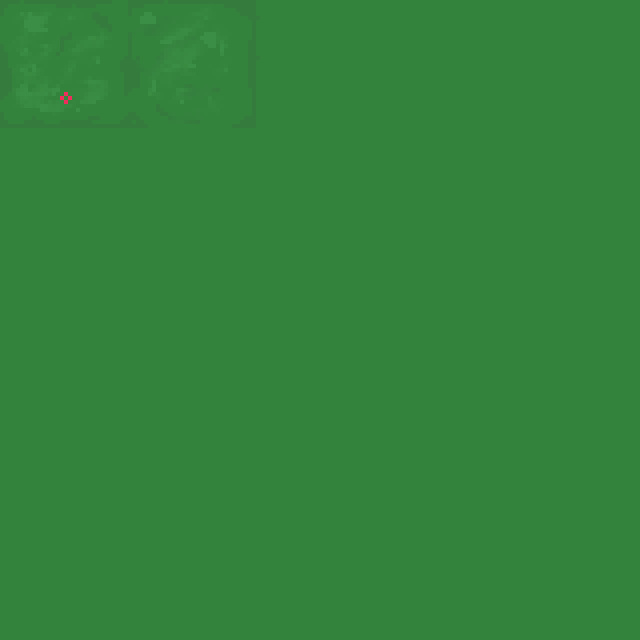
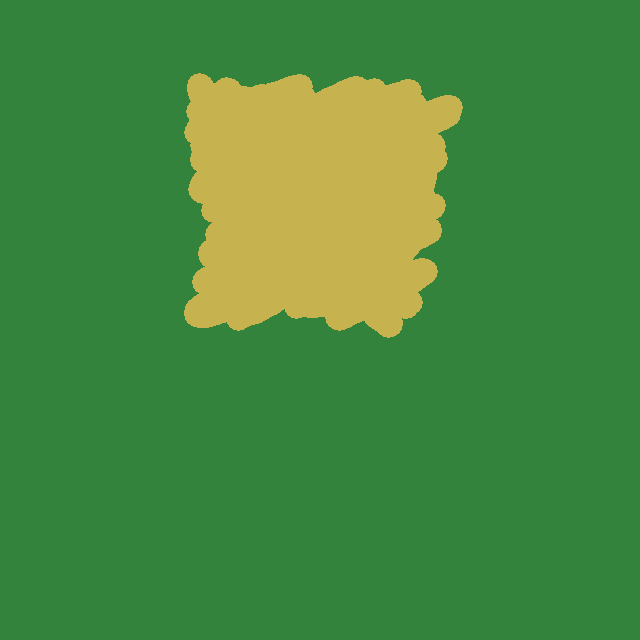
Before/after of a 640 x 640 layered artwork. What changed in the layer stack:
painted on "ground" over 0, 0, 463, 338
